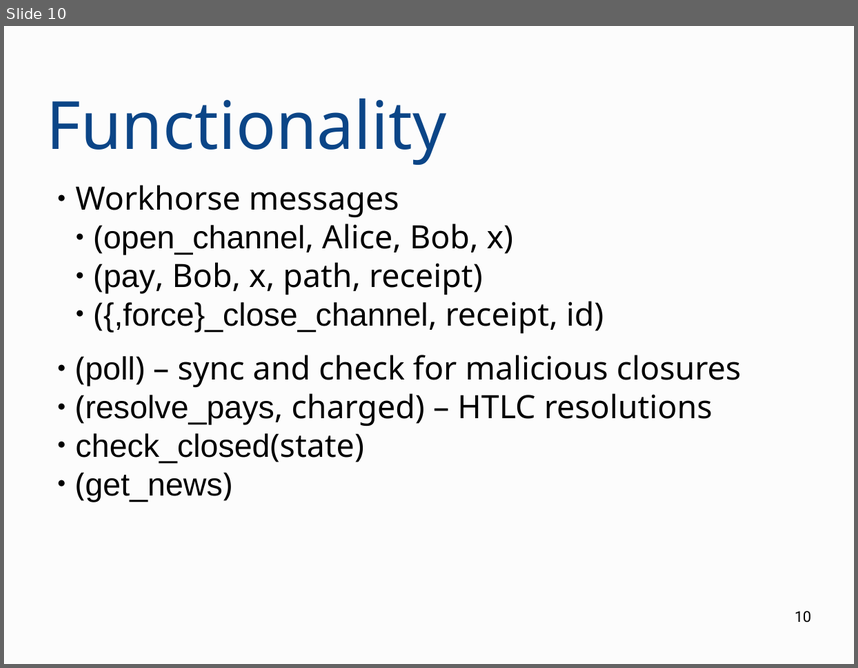
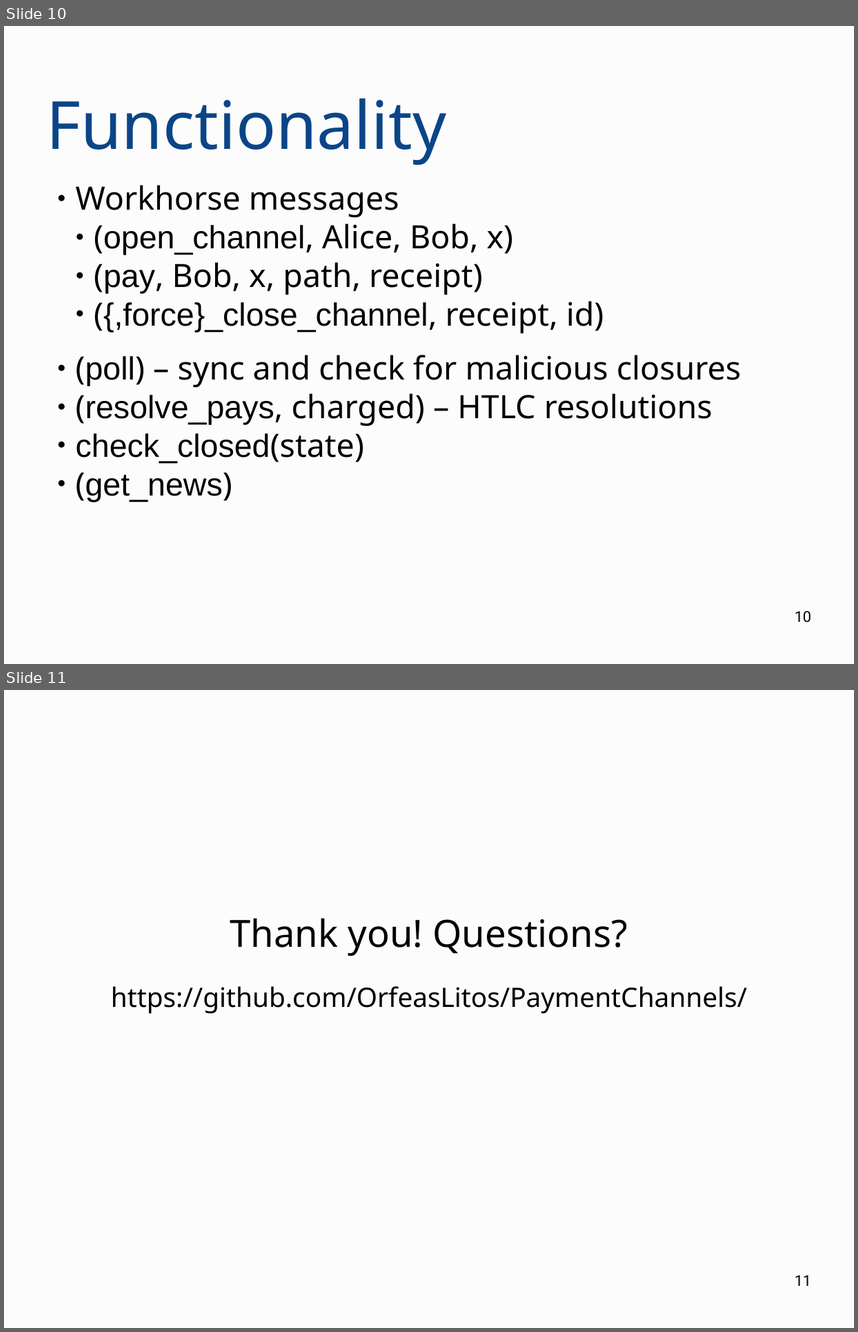
Before and after one commit to OrfeasLitos/PaymentChannels, a slide deck: ln-conf-2019/presentation.odp. Shown one above the other, each under a label of ours: slide 10 before the commit, slides 10 and 11 after it. The pictures are 858x668 and 858x1332 pixels, drawn with LibreOffice and Linux fonts; fonts in the diff are those of the drawing. Boxes give left, top, right and bottom in pixels: in the first picture for what was removed or moved away, otherwise in the second. Text is boxed around its words. In the diff, an @@ line names an element or a change of style, - is before the commit and + after.

Commit message:
Separate thank you slide and add github link

```diff
--- a/ln-conf-2019/presentation.odp
+++ b/ln-conf-2019/presentation.odp
@@ slide 11 added at box(4, 690, 854, 1328), background #FCFCFC @@
@@ text added at box(111, 918, 747, 1014), 25 pt, text #000000 @@
+Thank you! Questions?
+https://github.com/OrfeasLitos/PaymentChannels/
@@ page number added at box(795, 1274, 811, 1285), 14 pt, text #000000 @@
+11
```
Also in this commit, not shown: 1 slide removed, 1 other file.
